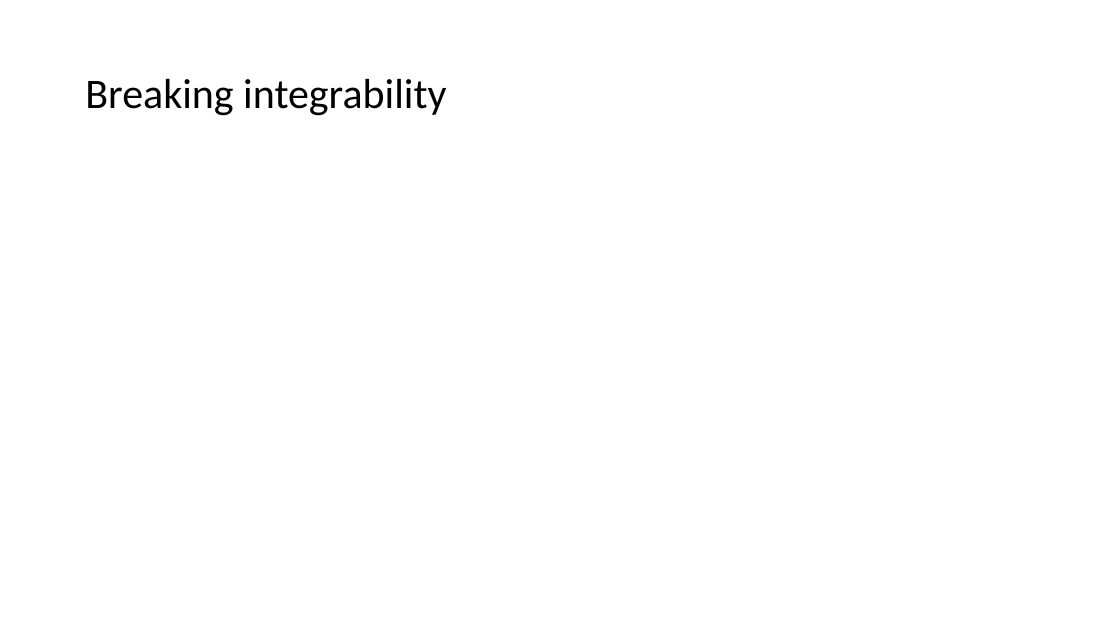
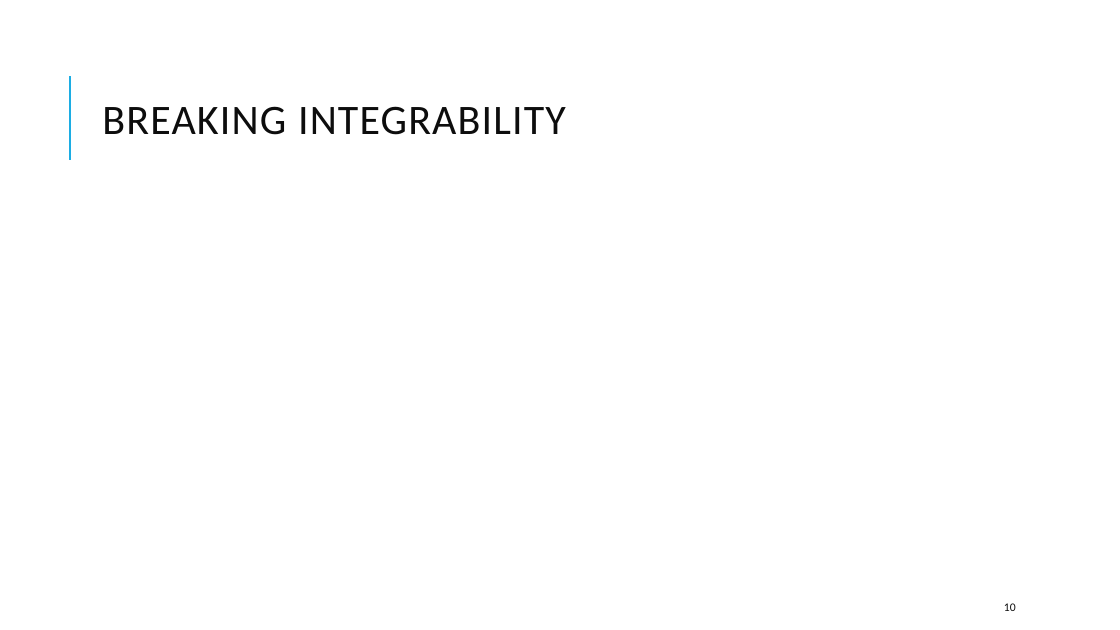
Before and after one commit to kwang0/KPZ-Project, a slide deck: slide 10 of EPiQS Presentation.pptx. Drawn at 1120x630 pixels with LibreOffice and Linux fonts; fonts in the diff are those of the drawing; grey boxes stand for pictures. Boxes give left, top, right and bottom in pixels: in the first picture for what was removed or moved away, otherwise in the second. Text is boxed around its words. In the diff, an @@ line names an element or a change of style, - is before the commit and + after.

```diff
--- a/EPiQS Presentation.pptx
+++ b/EPiQS Presentation.pptx
@@ line added from (70, 160) to (70, 76), #1CADE4 1.5 pt @@
@@ title at <box>102,106,566,135</box>: text changed; text colour #000000 to #0D0D0D @@
-Breaking integrability
+BREAKING INTEGRABILITY
@@ page number added at <box>1004,603,1016,611</box>, 10 pt, text #0D0D0D @@
+10
```
Also in this commit, not shown: 18 other slides changed, 3 slides added, 1 slide removed, 12 other files.
